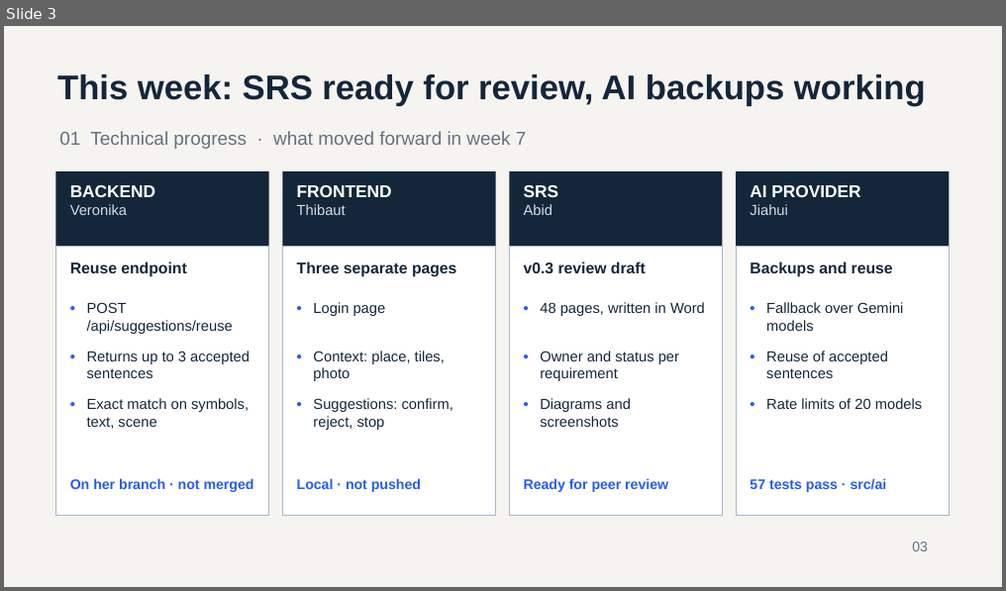
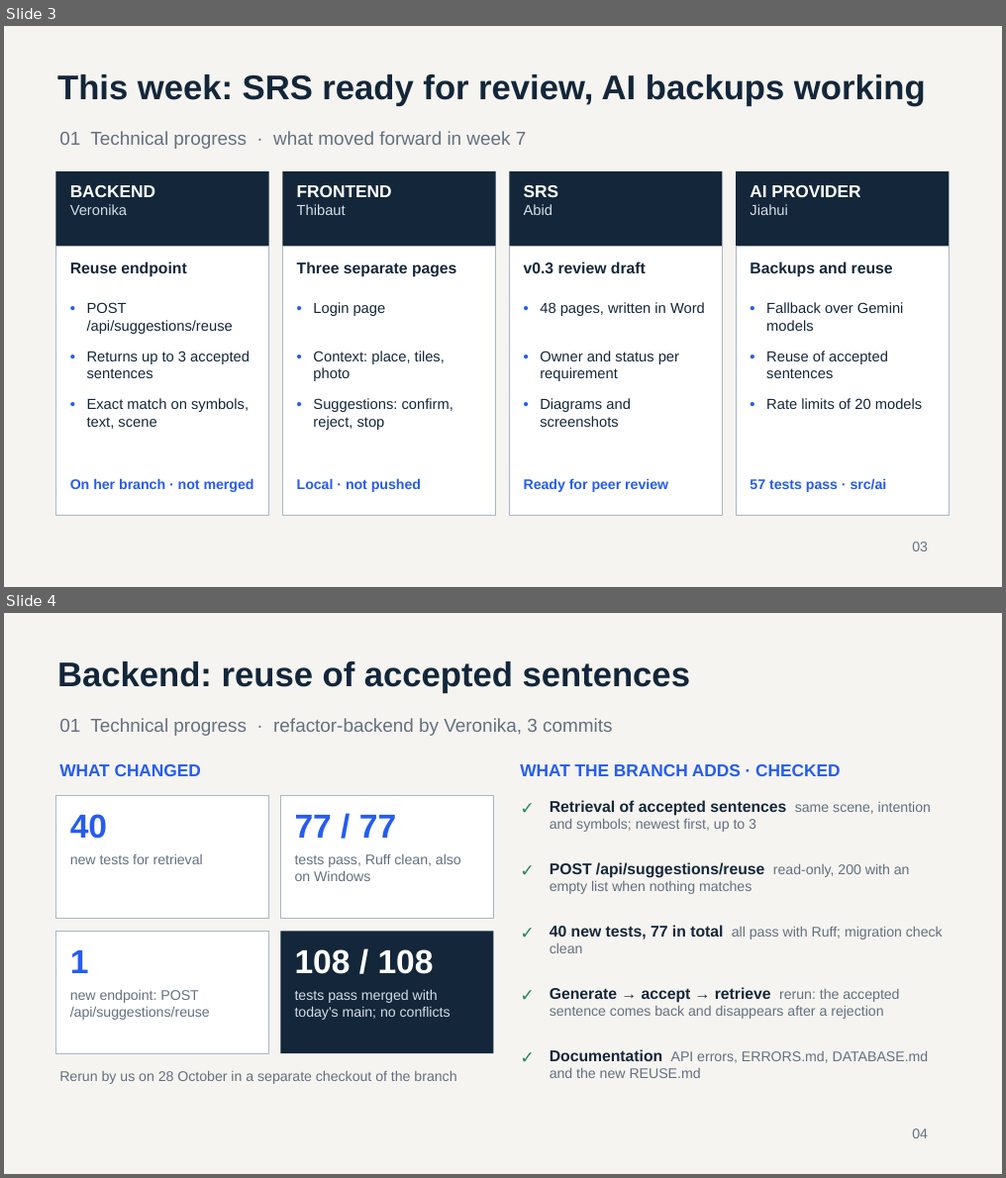
Before and after one commit to bhsei/26B, a slide deck: weekly-reports/W07/Weekly_Report_W07.pptx. Shown one above the other, each under a label of ours: slide 3 before the commit, slides 3 and 4 after it. The pictures are 1006x591 and 1006x1178 pixels, drawn with LibreOffice and Linux fonts; fonts in the diff are those of the drawing. Boxes give left, top, right and bottom in pixels: in the first picture for what was removed or moved away, otherwise in the second. Text is boxed around its words. In the diff, an @@ line names an element or a change of style, - is before the commit and + after.

Commit message:
W7 - Weekly report W07; added two backend slides: the reuse endpoint with rerun test results, and review findings before the merge

```diff
--- a/weekly-reports/W07/Weekly_Report_W07.pptx
+++ b/weekly-reports/W07/Weekly_Report_W07.pptx
@@ slide 4 added at (x1=4, y1=613, x2=1002, y2=1174), background #F5F4F0 @@
@@ text added at (x1=57, y1=662, x2=690, y2=693), 33 pt, text #13263A, bold @@
+Backend: reuse of accepted sentences
@@ text added at (x1=59, y1=718, x2=612, y2=736), 18 pt, text #647080 @@
+01 Technical progress · refactor-backend by Veronika, 3 commits
@@ text added at (x1=59, y1=764, x2=201, y2=776), 16.5 pt, text #255CF0, bold @@
+WHAT CHANGED
@@ text added at (x1=520, y1=764, x2=840, y2=776), 16.5 pt, text #255CF0, bold @@
+WHAT THE BRANCH ADDS · CHECKED
@@ rectangle added at (x1=55, y1=796, x2=269, y2=919), fill #FFFFFF, outline #A8B6C7 0.75 pt @@
@@ text added at (x1=70, y1=814, x2=107, y2=839), 32 pt, text #255CF0, bold @@
+40
@@ rectangle added at (x1=280, y1=796, x2=494, y2=919), fill #FFFFFF, outline #A8B6C7 0.75 pt @@
@@ text added at (x1=295, y1=815, x2=396, y2=838), 32 pt, text #255CF0, bold @@
+77 / 77
@@ text added at (x1=517, y1=796, x2=543, y2=826), 16.5 pt, text #1F8A5B, bold @@
+✓
@@ text added at (x1=549, y1=800, x2=931, y2=832), 13.5 pt, text #647080 @@
+Retrieval of accepted sentences same scene, intention and symbols; newest first, up to 3
@@ text added at (x1=70, y1=855, x2=203, y2=864), 13.5 pt, text #647080 @@
+new tests for retrieval
@@ text added at (x1=295, y1=855, x2=461, y2=881), 13.5 pt, text #647080 @@
+tests pass, Ruff clean, also on Windows
@@ text added at (x1=517, y1=859, x2=543, y2=888), 16.5 pt, text #1F8A5B, bold @@
+✓
@@ text added at (x1=549, y1=862, x2=910, y2=894), 13.5 pt, text #647080 @@
+POST /api/suggestions/reuse read-only, 200 with an empty list when nothing matches
@@ rectangle added at (x1=55, y1=931, x2=269, y2=1054), fill #FFFFFF, outline #A8B6C7 0.75 pt @@
@@ rectangle added at (x1=280, y1=931, x2=494, y2=1054), fill #13263A @@
@@ text added at (x1=517, y1=921, x2=543, y2=951), 16.5 pt, text #1F8A5B, bold @@
+✓
@@ text added at (x1=549, y1=925, x2=943, y2=954), 13.5 pt, text #647080 @@
+40 new tests, 77 in total all pass with Ruff; migration check clean
@@ text added at (x1=70, y1=951, x2=89, y2=973), 32 pt, text #255CF0, bold @@
+1
@@ text added at (x1=295, y1=950, x2=434, y2=974), 32 pt, text #FFFFFF, bold @@
+108 / 108
@@ text added at (x1=70, y1=990, x2=210, y2=1020), 13.5 pt, text #647080 @@
+new endpoint: POST /api/suggestions/reuse
@@ text added at (x1=295, y1=989, x2=450, y2=1020), 13.5 pt, text #D5DCE8 @@
+tests pass merged with today's main; no conflicts
@@ text added at (x1=517, y1=983, x2=543, y2=1013), 16.5 pt, text #1F8A5B, bold @@
+✓
@@ text added at (x1=549, y1=987, x2=899, y2=1019), 13.5 pt, text #647080 @@
+Generate → accept → retrieve rerun: the accepted sentence comes back and disappears after a rejection
@@ text added at (x1=517, y1=1046, x2=543, y2=1075), 16.5 pt, text #1F8A5B, bold @@
+✓
@@ text added at (x1=549, y1=1050, x2=929, y2=1078), 13.5 pt, text #647080 @@
+Documentation API errors, ERRORS.md, DATABASE.md and the new REUSE.md
@@ text added at (x1=59, y1=1071, x2=456, y2=1084), 13.5 pt, text #647080 @@
+Rerun by us on 28 October in a separate checkout of the branch
@@ text added at (x1=912, y1=1129, x2=928, y2=1139), 13.5 pt, text #647080 @@
+04
```
Also in this commit, not shown: 13 slides changed, 1 other slide added.
